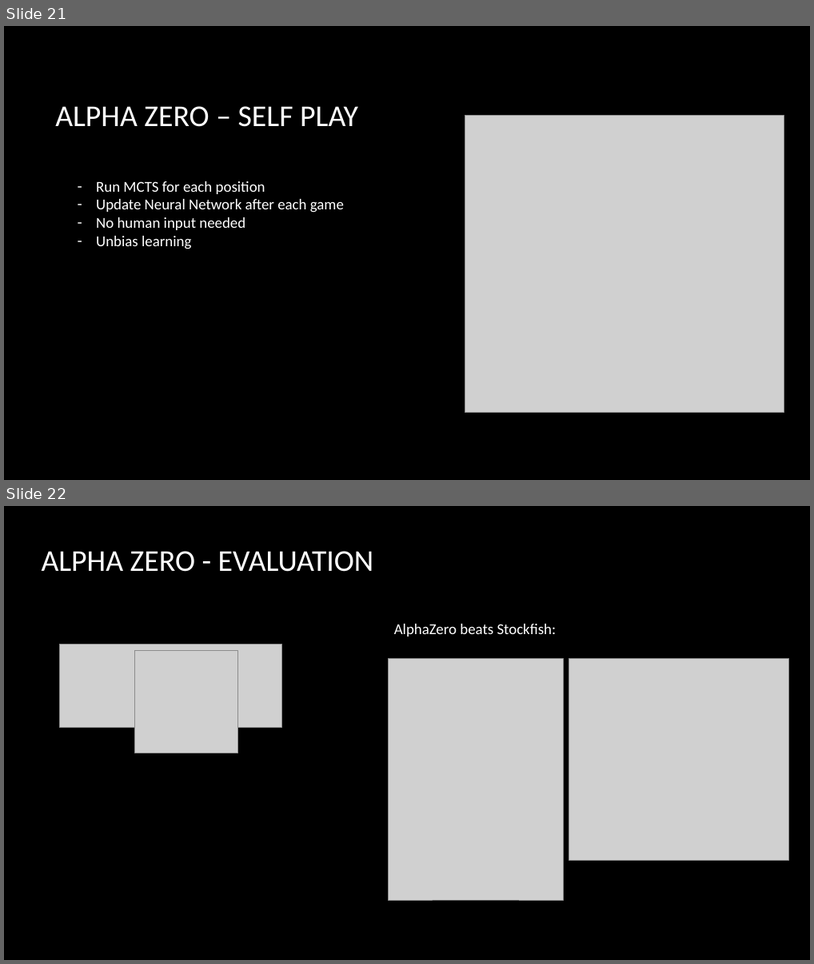
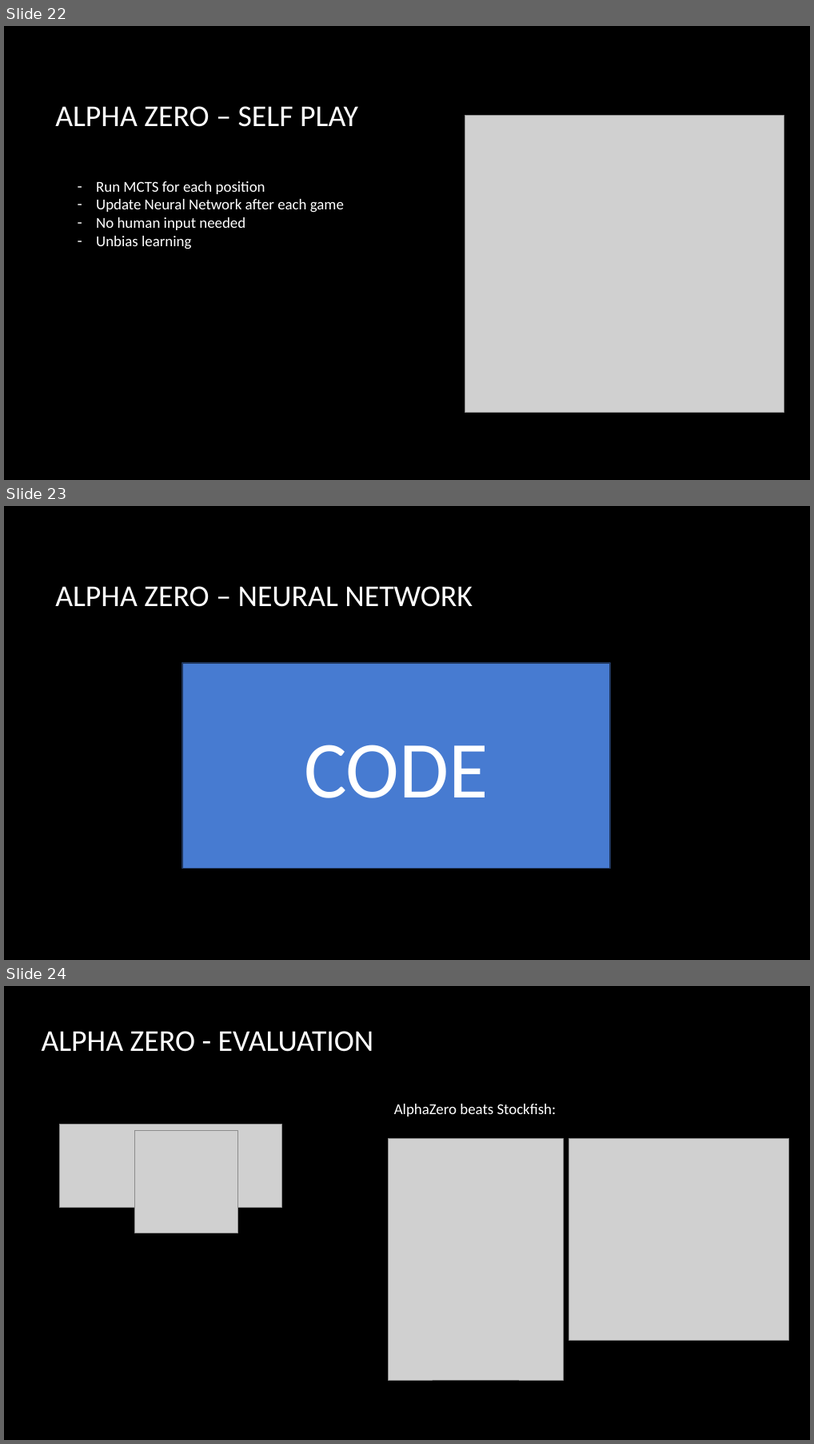
Before and after one commit to 1Preusse/ReinforcementLearningUPV, a slide deck: presentation/ChessEngines.pptx. Shown one above the other, each under a label of ours: slides 21 and 22 before the commit, slides 22, 23 and 24 after it. The pictures are 814x964 and 814x1444 pixels, drawn with LibreOffice and Linux fonts; fonts in the diff are those of the drawing; grey boxes stand for pictures; background and template pictures are left out. Boxes give left, top, right and bottom in pixels: in the first picture for what was removed or moved away, otherwise in the second. Text is boxed around its words. In the diff, an @@ line names an element or a change of style, - is before the commit and + after.

```diff
--- a/presentation/ChessEngines.pptx
+++ b/presentation/ChessEngines.pptx
@@ slide 23 added at [4,506,810,960], background picture (left out) @@
@@ title added at [55,586,473,607], 36 pt, text #FFFFFF @@
+ALPHA ZERO – NEURAL NETWORK
@@ rectangle added at [182,664,610,868], fill #477BD1, outline #1F365C 1.5 pt, 96 pt, text #FFFFFF @@
+CODE
@@ what was slide 21 is now slide 22 @@
@@ what was slide 22 is now slide 24 @@
```
Also in this commit, not shown: 3 slides changed, 1 other slide added, 1 other file.
